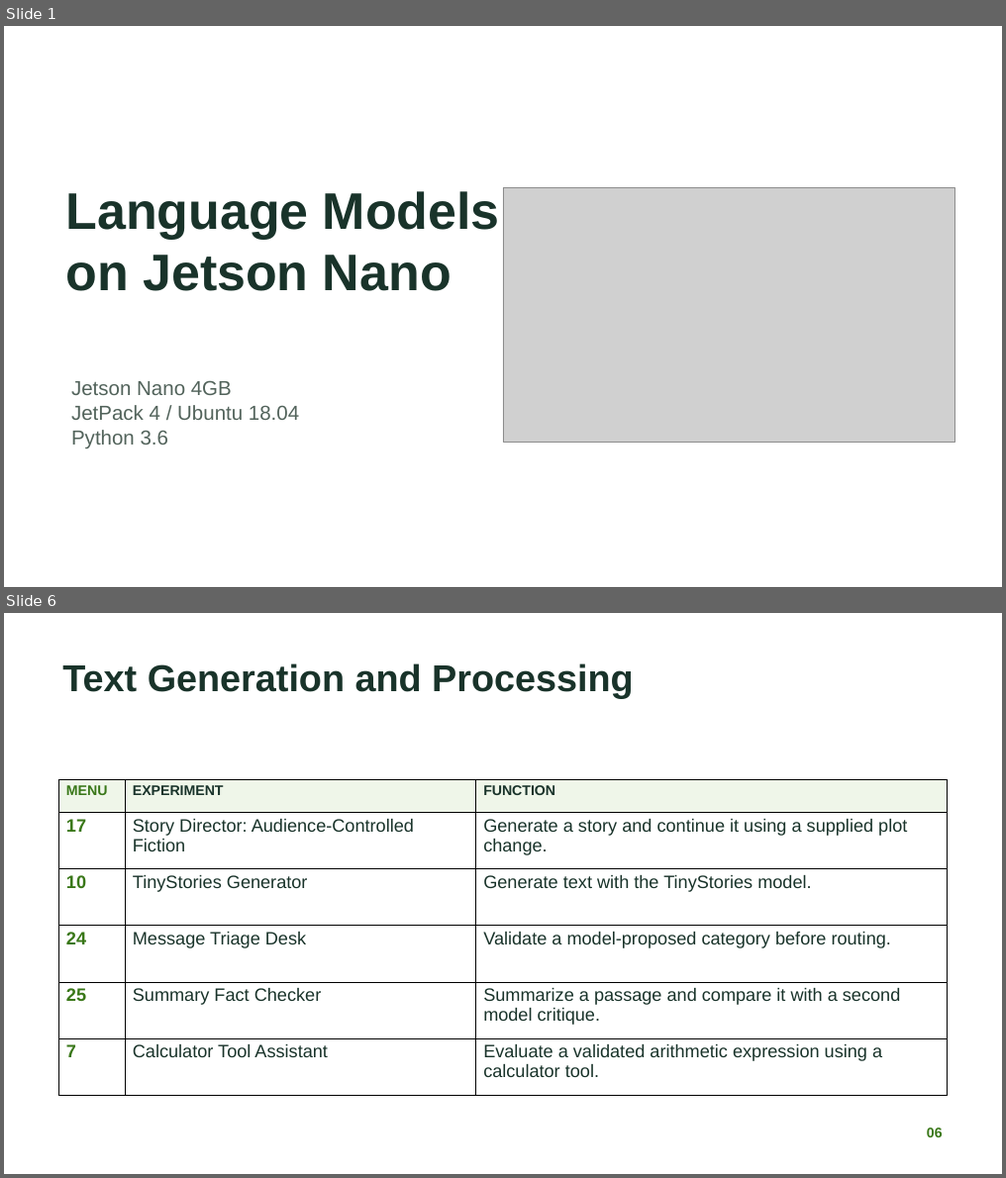
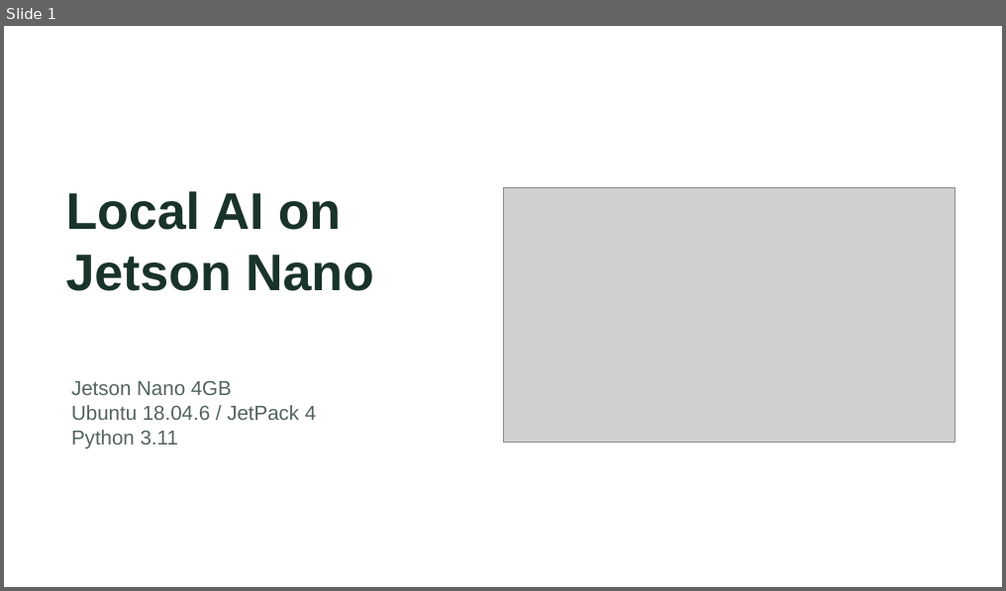
Before and after one commit to nileshsarkar-ai/JetsonNano-Demo, a slide deck: docs/Jetson_Nano_Local_AI_Experiments.pptx. Shown one above the other, each under a label of ours: slides 1 and 6 before the commit, slide 1 after it; the slides between them are not shown. The pictures are 1006x1178 and 1006x591 pixels, drawn with LibreOffice and Linux fonts; fonts in the diff are those of the drawing; grey boxes stand for pictures. Boxes give left, top, right and bottom in pixels: in the first picture for what was removed or moved away, otherwise in the second. Text is boxed around its words. In the diff, an @@ line names an element or a change of style, - is before the commit and + after.

```diff
--- a/docs/Jetson_Nano_Local_AI_Experiments.pptx
+++ b/docs/Jetson_Nano_Local_AI_Experiments.pptx
@@ slide 6 removed at (4,613,1002,1174), background #FFFFFF @@
@@ text removed at (62,663,634,698) @@
-Text Generation and Processing
@@ table removed at (58,780,948,1096), 6 rows, 3 columns @@
-MENU | EXPERIMENT | FUNCTION
-17 | Story Director: Audience-Controlled Fiction | Generate a story and continue it using a supplied plot change.
-10 | TinyStories Generator | Generate text with the TinyStories model.
-24 | Message Triage Desk | Validate a model-proposed category before routing.
-25 | Summary Fact Checker | Summarize a passage and compare it with a second model critique.
-7 | Calculator Tool Assistant | Evaluate a validated arithmetic expression using a calculator tool.
@@ text removed at (927,1128,943,1138) @@
-06
@@ slide 1 changed as well @@
@@ text at (66,191,374,291): text changed @@
-Language Models
-on Jetson Nano
+Local AI on
+Jetson Nano
@@ text at (71,405,316,449): text changed @@
-JetPack 4 / Ubuntu 18.04
-Python 3.6
+Ubuntu 18.04.6 / JetPack 4
+Python 3.11
```
Also in this commit, not shown: 1 other slide changed, 5 slides added, 7 other slides removed, 7 other files.
